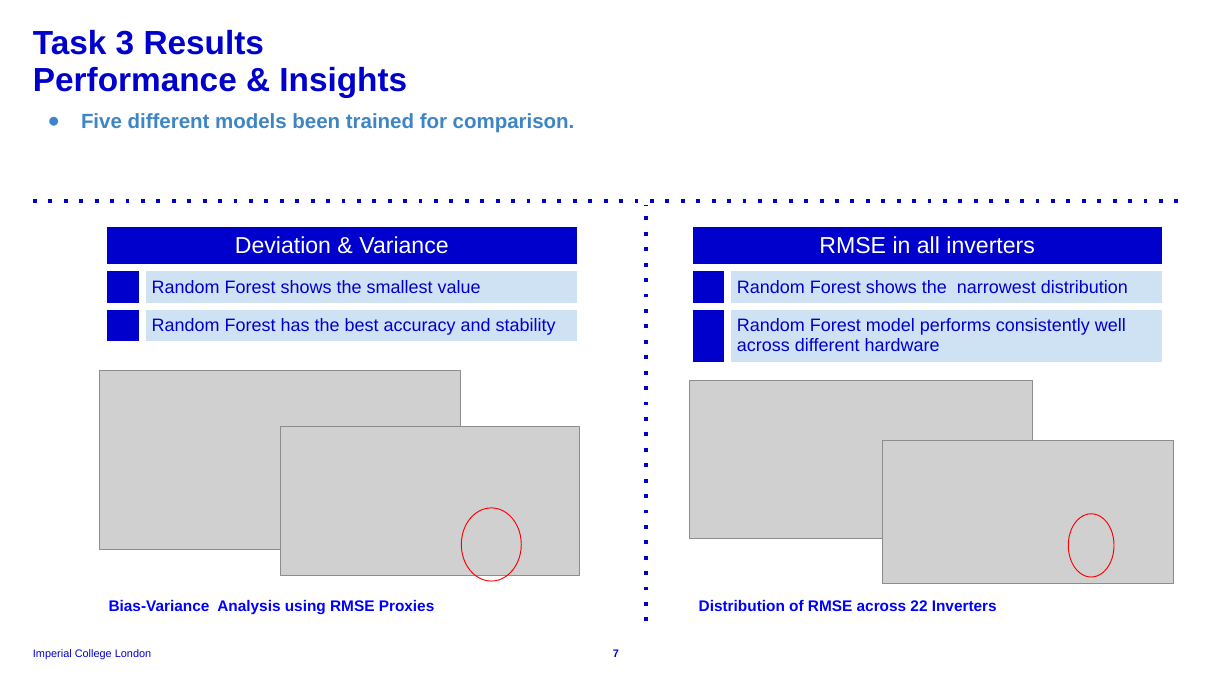
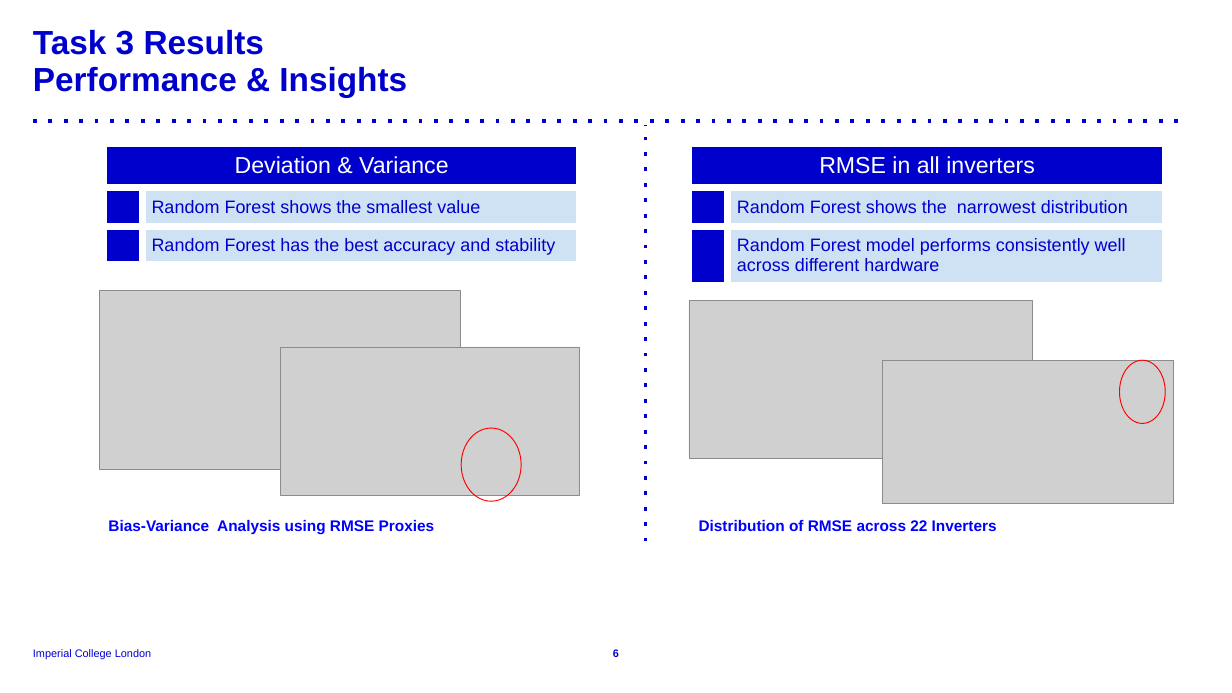
Before and after one commit to 852-mwkh/CIVE70111-Machine-Learning---Group-11, a slide deck: slide 6 of Machine Learning coursework presentation.pptx (slide 7 before the commit). Drawn at 1232x693 pixels with LibreOffice and Linux fonts; fonts in the diff are those of the drawing; grey boxes stand for pictures. Boxes give left, top, right and bottom in pixels: in the first picture for what was removed or moved away, otherwise in the second. Text is boxed around its words. In the diff, an @@ line names an element or a change of style, - is before the commit and + after.

```diff
--- a/Machine Learning coursework presentation.pptx
+++ b/Machine Learning coursework presentation.pptx
@@ text removed at <box>81,113,575,133</box> @@
-● Five different models been trained for comparison.
@@ table: place and size @@
-table at <box>104,224,580,527</box>
+table at <box>104,143,580,270</box>
@@ table: place and size @@
-table at <box>689,224,1166,527</box>
+table at <box>689,143,1166,291</box>
@@ ellipse: place and size @@
-ellipse at <box>1068,514,1115,577</box>
+ellipse at <box>1120,360,1166,423</box>
@@ 4 pictures, 2 texts, 2 lines, 1 ellipse: place and size @@
-4 pictures, 2 texts, 2 lines, 1 ellipse at <box>33,201,1189,621</box>
+4 pictures, 2 texts, 2 lines, 1 ellipse at <box>33,121,1189,542</box>
@@ page number at <box>613,649,619,660</box>: text changed @@
-7
+6
```
Also in this commit, not shown: 7 other slides changed, 2 slides added, 4 slides removed, 4 other files.
